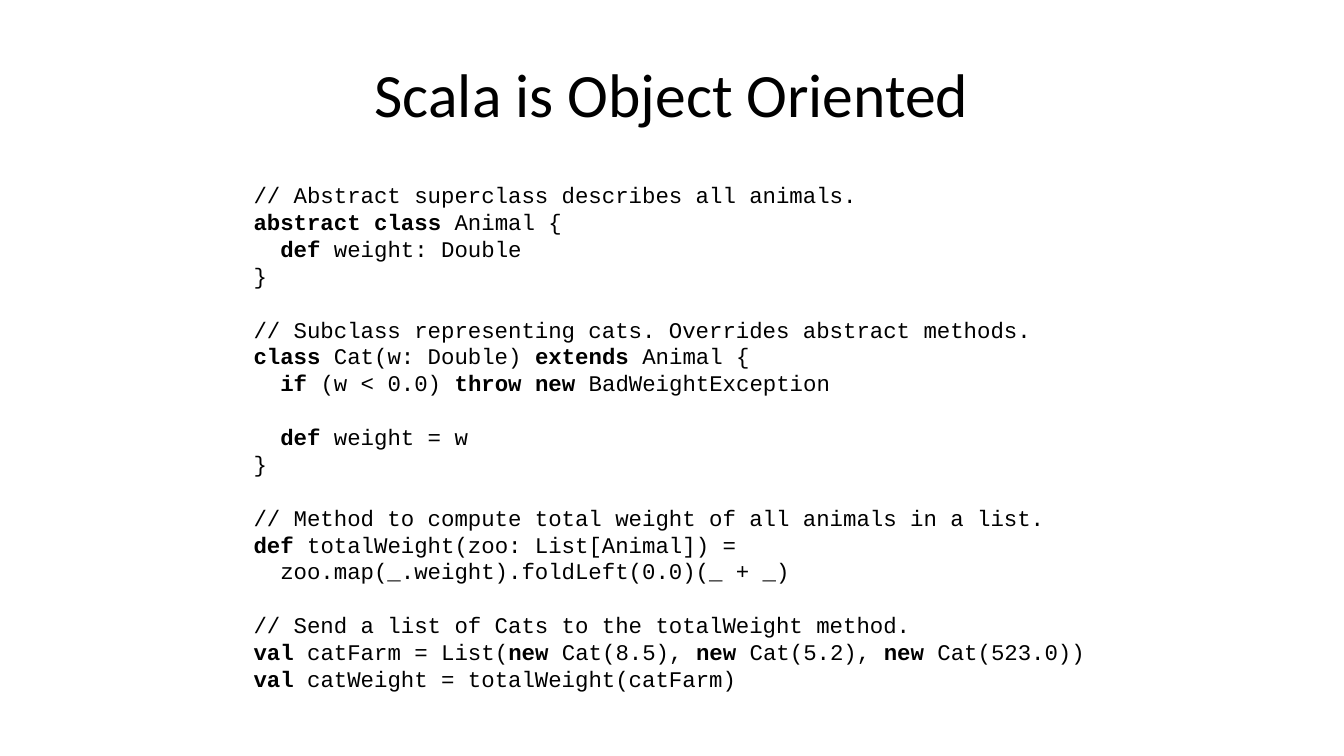
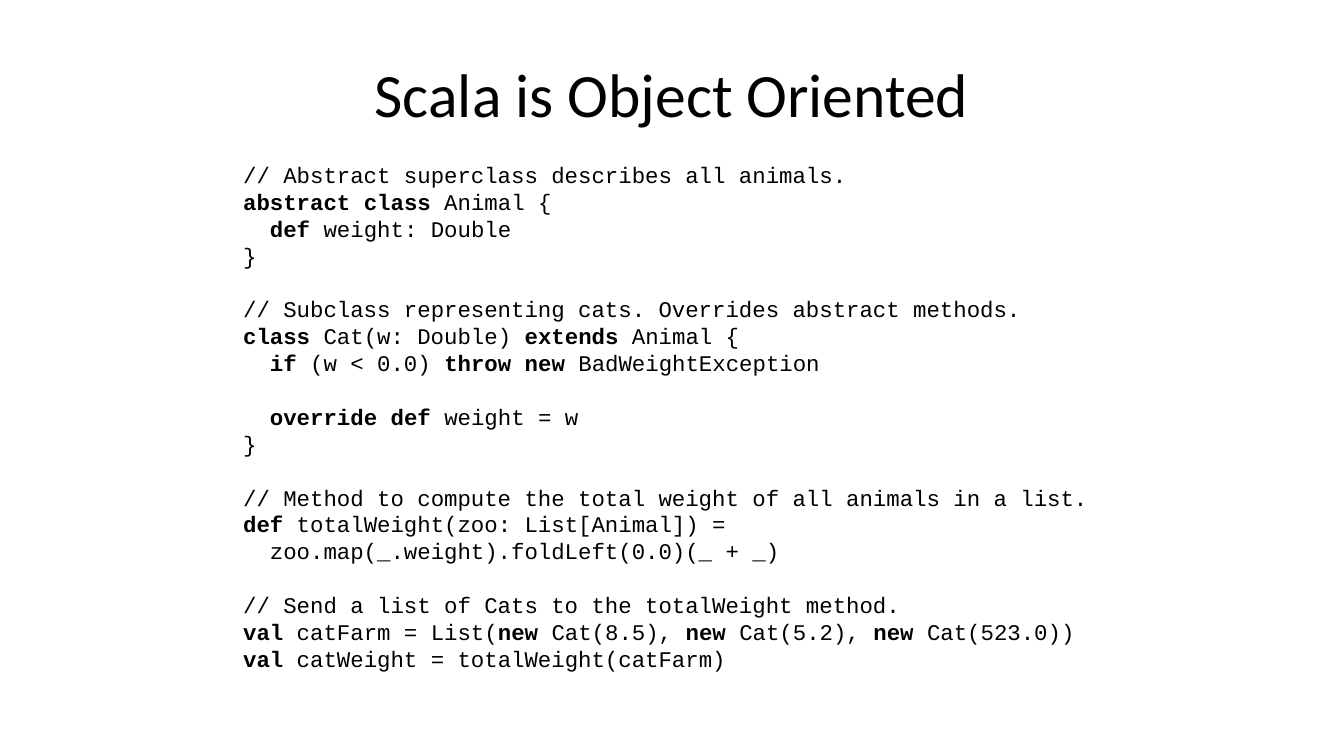
Before and after one commit to pchapin/augusta, a slide deck: slide 10 of tutorials/Scala/presentations/00_Introduction.pptx (slide 9 before the commit). Drawn at 1344x756 pixels with LibreOffice and Linux fonts; fonts in the diff are those of the drawing. Boxes give left, top, right and bottom in pixels: in the first picture for what was removed or moved away, otherwise in the second. Text is boxed around its words. In the diff, an @@ line names an element or a change of style, - is before the commit and + after.

Commit message:
Updated the Scala introduction slides in the Scala tutorial.

```diff
--- a/tutorials/Scala/presentations/00_Introduction.pptx
+++ b/tutorials/Scala/presentations/00_Introduction.pptx
@@ text "// Abstract superclass describes all ...": place and size @@
-text "// Abstract superclass describes all ..." at (254,187,1084,692)
+text "// Abstract superclass describes all ..." at (243,167,1087,672)
@@ text at (270,409,578,430): text changed; bold on @@
-def weight = w
+override def weight = w
@@ text at (283,489,1087,511): text changed @@
-// Method to compute total weight of all animals in a list.
+// Method to compute the total weight of all animals in a list.
```
Also in this commit, not shown: 12 other slides changed, 3 slides added, 2 slides removed.
